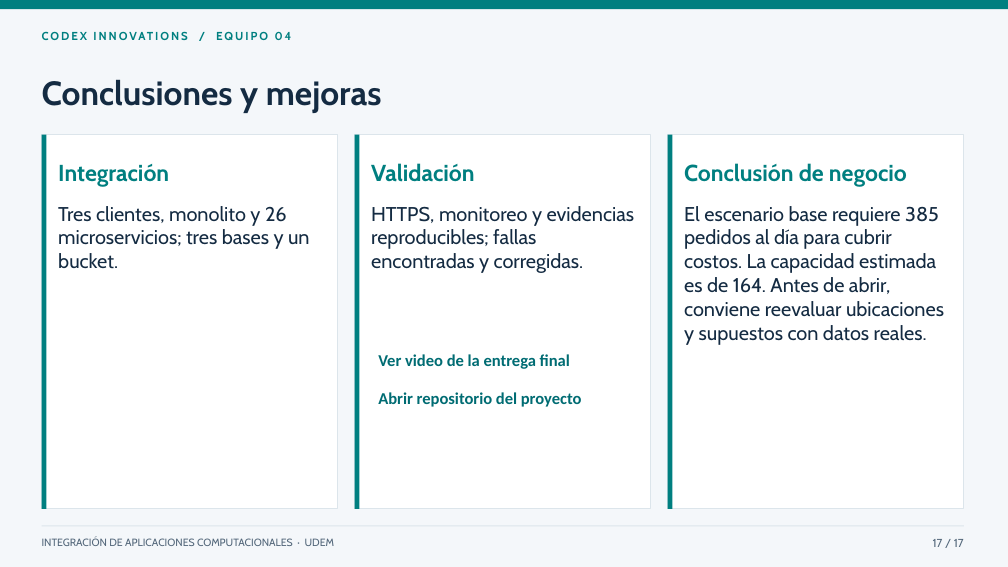
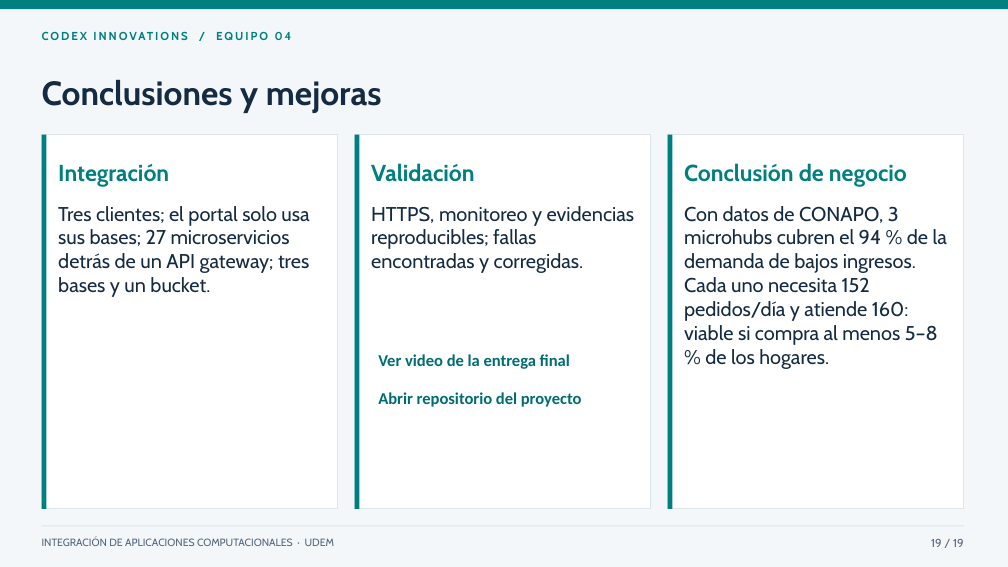
Before and after one commit to mauro-castp/proyecto-integracion, a slide deck: slide 19 of presentacion/Microhubs · Presentación final.pptx (slide 17 before the commit). Drawn at 1008x567 pixels with LibreOffice and Linux fonts; fonts in the diff are those of the drawing. Boxes give left, top, right and bottom in pixels: in the first picture for what was removed or moved away, otherwise in the second. Text is boxed around its words. In the diff, an @@ line names an element or a change of style, - is before the commit and + after.

```diff
--- a/presentacion/Microhubs · Presentación final.pptx
+++ b/presentacion/Microhubs · Presentación final.pptx
@@ text at [58,206,309,297]: text changed @@
-Tres clientes, monolito y 26 microservicios; tres bases y un bucket.
+Tres clientes; el portal solo usa sus bases; 27 microservicios detrás de un API gateway; tres bases y un bucket.
@@ text at [684,206,947,369]: text changed @@
-El escenario base requiere 385 pedidos al día para cubrir costos. La capacidad estimada es de 164. Antes de abrir, conviene reevaluar ubicaciones y supuestos con datos reales.
+Con datos de CONAPO, 3 microhubs cubren el 94 % de la demanda de bajos ingresos. Cada uno necesita 152 pedidos/día y atiende 160: viable si compra al menos 5–8 % de los hogares.
@@ text at [931,539,964,547]: text changed @@
-17 / 17
+19 / 19
```
Also in this commit, not shown: 15 other slides changed, 2 slides added, 1 other file.
